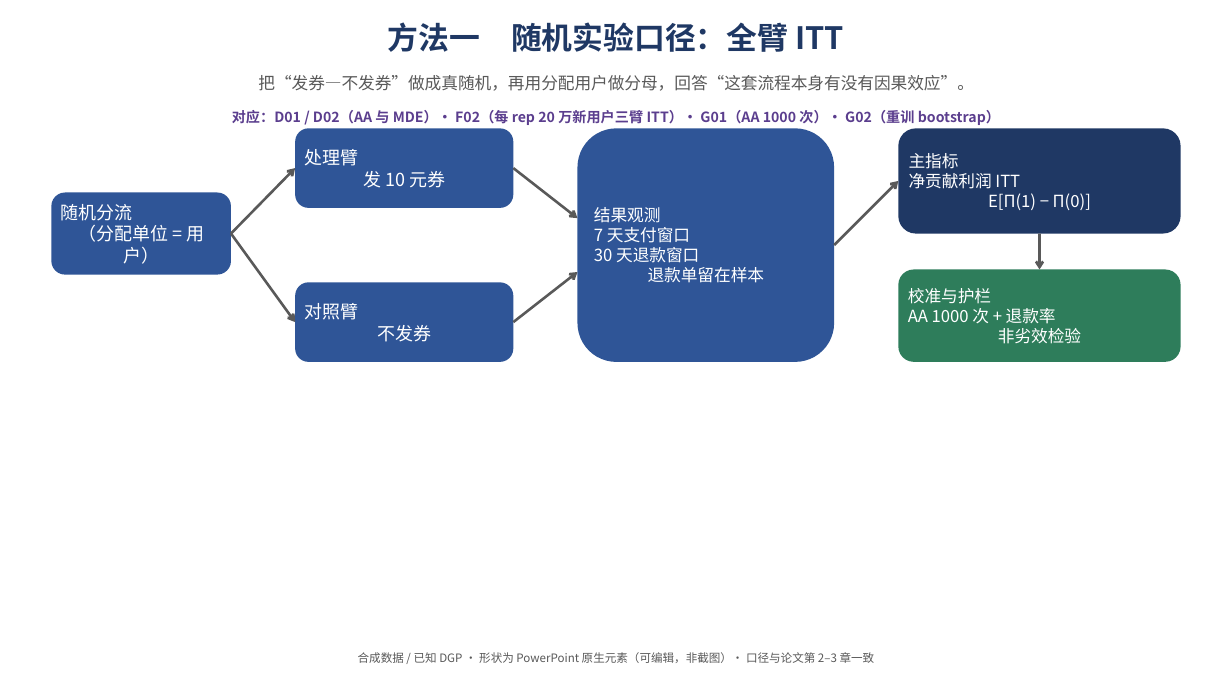
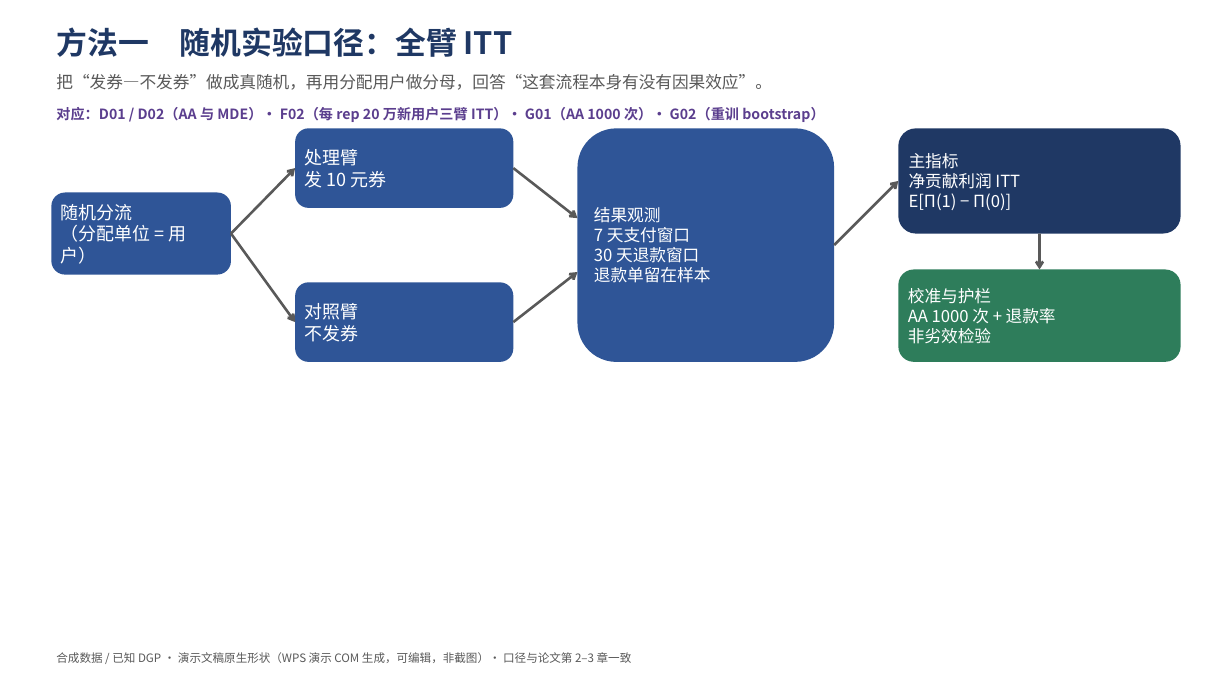
Before and after one commit to Lrvin-q/ecommerce-causal-incrementality, a slide deck: slide 1 of outputs/figures/h01/v3_h01_three_methods.pptx. Drawn at 1232x693 pixels with LibreOffice and Linux fonts; fonts in the diff are those of the drawing. Boxes give left, top, right and bottom in pixels: in the first picture for what was removed or moved away, otherwise in the second. Text is boxed around its words. In the diff, an @@ line names an element or a change of style, - is before the commit and + after.

Commit message:
H01|fix: C1 口径改为 WPS 演示 COM；C2 左对齐+几何归一化并重生成

```diff
--- a/outputs/figures/h01/v3_h01_three_methods.pptx
+++ b/outputs/figures/h01/v3_h01_three_methods.pptx
@@ alignment centre to left in 9 elements at (52, 192, 231, 274), (295, 128, 513, 208), (295, 283, 513, 362), (578, 128, 835, 362), (898, 128, 1181, 234), (898, 270, 1181, 362), (56, 74, 772, 90), (56, 107, 824, 122), (56, 27, 513, 57) @@
@@ text at (56, 652, 632, 663): text changed @@
-合成数据 / 已知 DGP · 形状为 PowerPoint 原生元素（可编辑，非截图）· 口径与论文第 2–3 章一致
+合成数据 / 已知 DGP · 演示文稿原生形状（WPS 演示 COM 生成，可编辑，非截图）· 口径与论文第 2–3 章一致
```
Also in this commit, not shown: 2 other slides changed, 13 other files.
